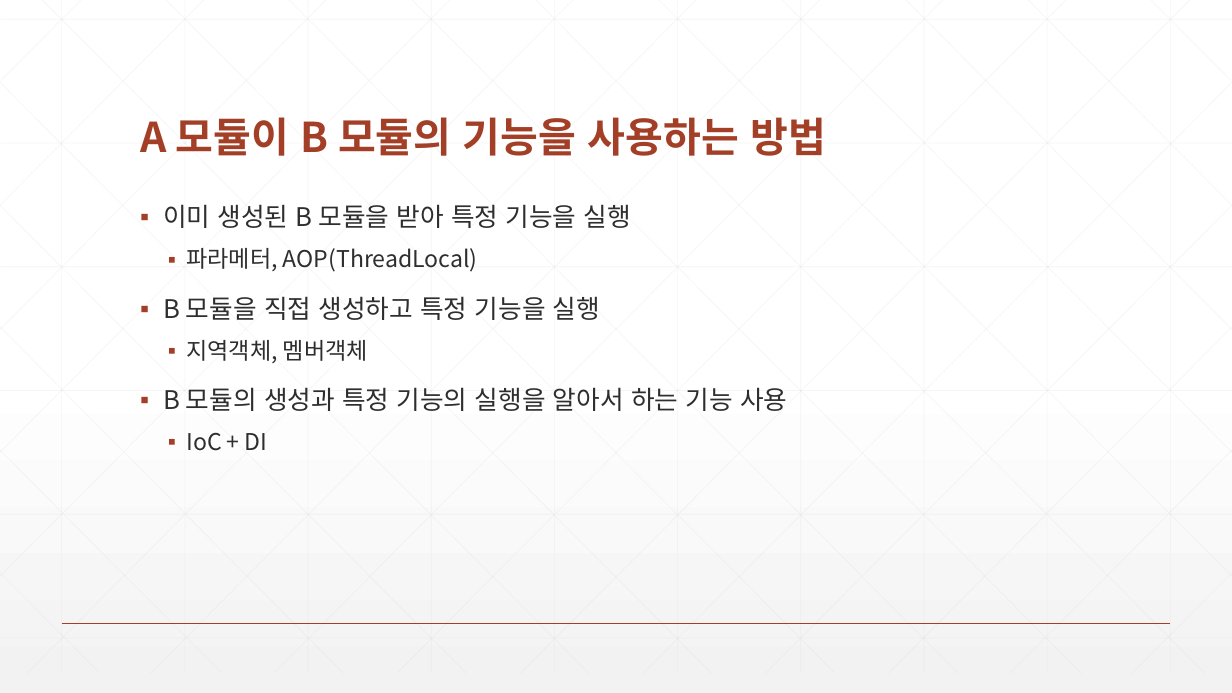
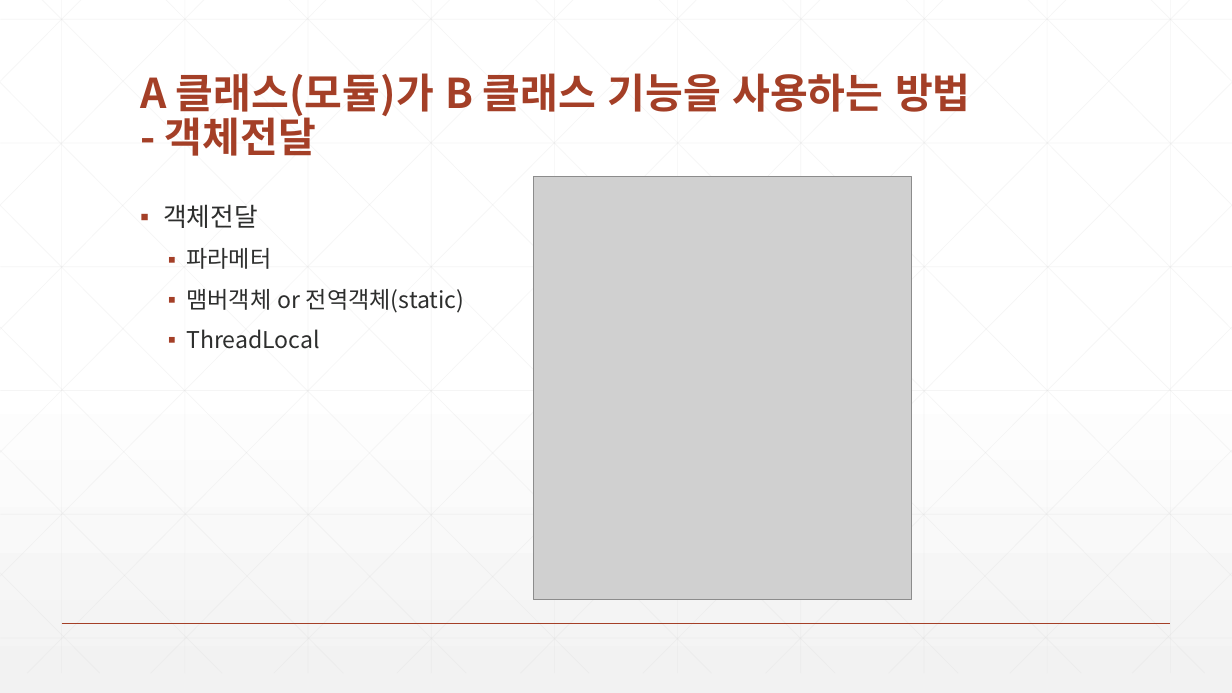
Before and after one commit to zeroshift01/code5, a slide deck: slide 3 of inflearn04/doc/교재.pptx. Drawn at 1232x693 pixels with LibreOffice and Linux fonts; fonts in the diff are those of the drawing; grey boxes stand for pictures. Boxes give left, top, right and bottom in pixels: in the first picture for what was removed or moved away, otherwise in the second. Text is boxed around its words. In the diff, an @@ line names an element or a change of style, - is before the commit and + after.

```diff
--- a/inflearn04/doc/교재.pptx
+++ b/inflearn04/doc/교재.pptx
@@ title at (140,73,971,156): text changed @@
-A 모듈이 B 모듈의 기능을 사용하는 방법
+A 클래스(모듈)가 B 클래스 기능을 사용하는 방법
+- 객체전달
@@ picture added at (533,177,911,600) @@
@@ text at (163,204,465,349): text changed; size 20 to 18 pt @@
-▪ 이미 생성된 B 모듈을 받아 특정 기능을 실행
-  ▪ 파라메터, AOP(ThreadLocal)
-▪ B 모듈을 직접 생성하고 특정 기능을 실행
-  ▪ 지역객체, 멤버객체
-▪ B 모듈의 생성과 특정 기능의 실행을 알아서 하는 기능 사용
-  ▪ IoC + DI
+▪ 객체전달
+  ▪ 파라메터
+  ▪ 맴버객체 or 전역객체(static)
+  ▪ ThreadLocal
```
Also in this commit, not shown: 4 other slides changed, 2 slides added, 10 slides removed, 6 other files.
